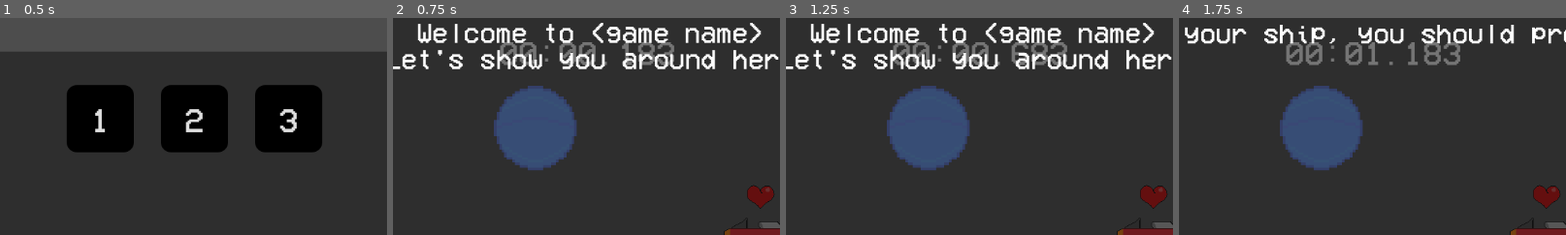
Above: before the commit, frames 1-4 (left to right).
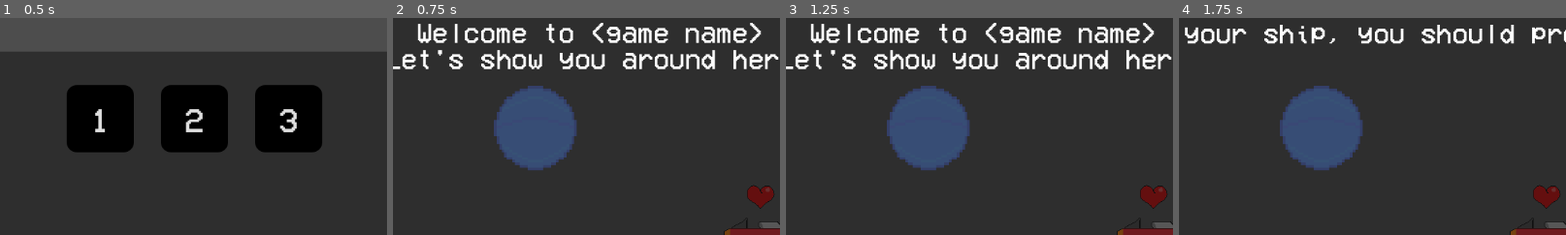
Above: after the commit, the same moments.

Repository: farkon00/GMTK2024
Game: Godot game, scene res://Main.tscn
Two runs of this game, one before a commit and one after it. Both use one fixed random seed, a clock stepped at 60 frames per second and the inputs below.
Inputs (mouse positions are % of the whole screen's width and height, from its top left):
- Up to frame 1 (0.5 s): no input
- Up to frame 2 (0.75 s): click "1" at 0.5 s
- Up to frame 3 (1.25 s): no input
- Up to frame 4 (1.75 s): tap Enter at 1.25 s; move the mouse to (72, 45) at 1.27 s; click (72, 45) at 1.42 s
The pictures show only the part of the screen within x 25-75%, y 0-50%; the shares and areas given below are measured in that part.

Frame 1 is identical in both runs. In frame 2, 1.6% of the frame differs, in the area x 27-73%, y 11-22%; in frame 3, 1.7%; in frame 4, 1.8%.

Commit message:
Disabled the tutorial timer

Diff:
--- a/Levels/level1.tscn
+++ b/Levels/level1.tscn
@@ -8,6 +8,7 @@
 
 [node name="Level" type="Node2D"]
 metadata/level_id = 1
+metadata/has_timer = true
 
 [node name="Player" parent="." instance=ExtResource("1_c30l8")]
 
--- a/Levels/level2.tscn
+++ b/Levels/level2.tscn
@@ -8,6 +8,7 @@
 
 [node name="Level" type="Node2D"]
 metadata/level_id = 2
+metadata/has_timer = true
 
 [node name="Player" parent="." instance=ExtResource("1_1h0ng")]
 position = Vector2(214, 359)
--- a/Levels/tutorial.tscn
+++ b/Levels/tutorial.tscn
@@ -8,6 +8,7 @@
 
 [node name="Level" type="Node2D"]
 metadata/level_id = 0
+metadata/has_timer = false
 
 [node name="Player" parent="." instance=ExtResource("1_c4abv")]
 position = Vector2(50, 313)
--- a/Scripts/GameManager.gd
+++ b/Scripts/GameManager.gd
@@ -26,7 +26,7 @@
 		current_level.free()
 	current_level = levels[id].instantiate()
 	$"..".add_child(current_level)
-	set_active($"TimerUI", true)
+	set_active($"TimerUI", current_level.get_meta("has_timer"))
 	is_game_stopped = false
 	currently_changing = null
 	level_timer_ms = 0
@@ -81,7 +81,8 @@
 
 func win():
 	is_game_stopped = true
-	finish_time_label.text = get_timer_string()
+	if $"../Level".get_meta("has_timer"):
+		finish_time_label.text = get_timer_string()
 	set_active($"YouWinUI", true)
 	set_active($"TimerUI", false)
 
